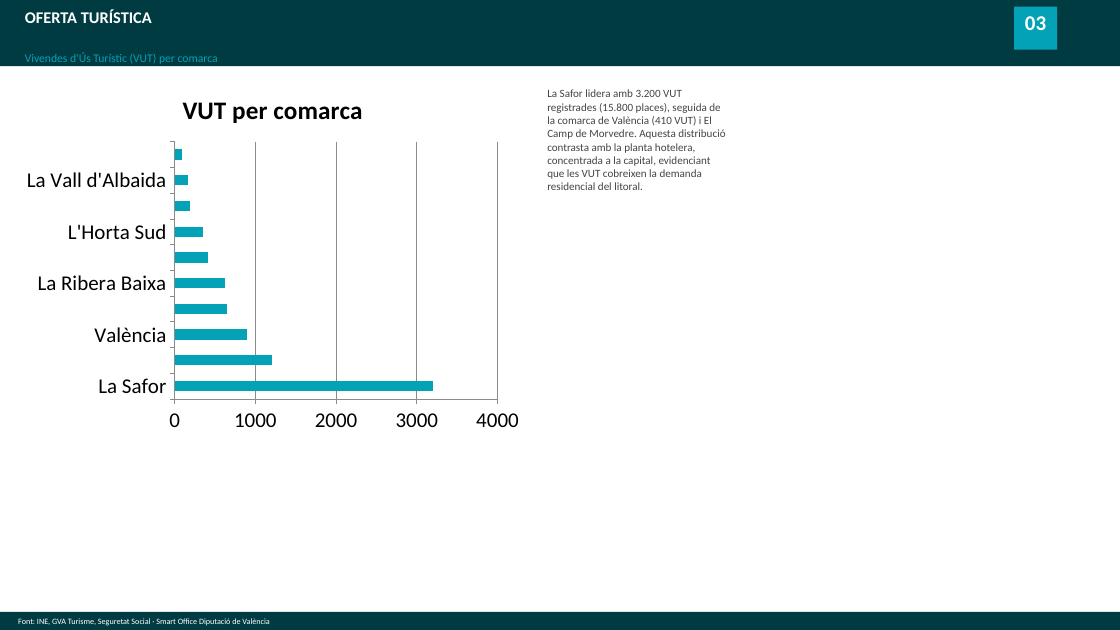
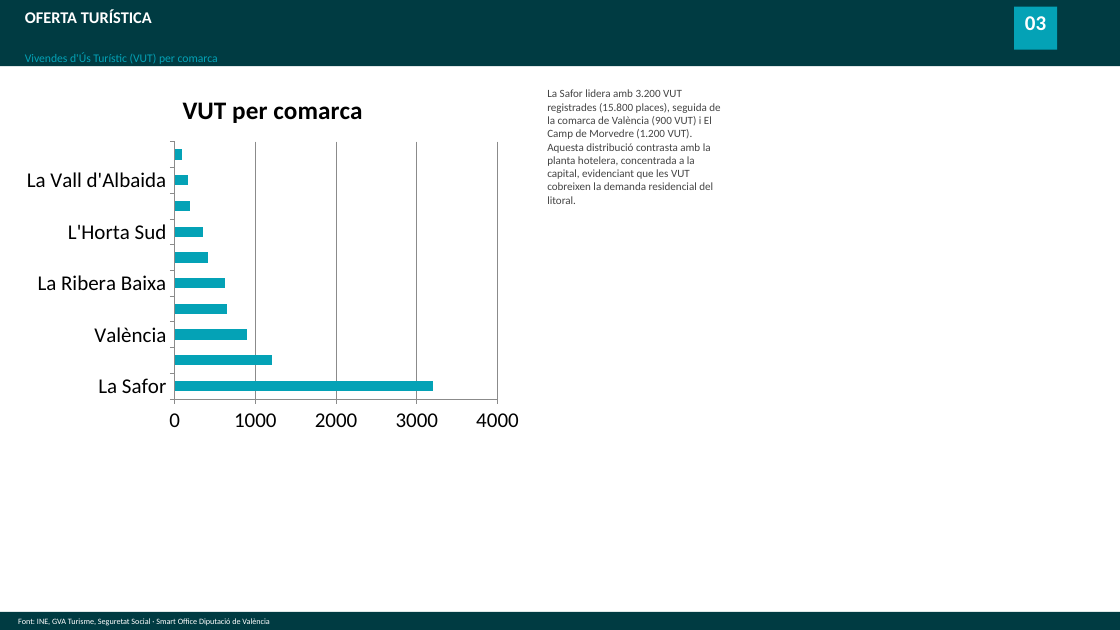
Before and after one commit to sienconsulting/informesdatosdival, a slide deck: slide 29 of Informe_DIVAL_2025.pptx (slide 27 before the commit). Drawn at 1120x630 pixels with LibreOffice and Linux fonts; fonts in the diff are those of the drawing. Boxes give left, top, right and bottom in pixels: in the first picture for what was removed or moved away, otherwise in the second. Text is boxed around its words. In the diff, an @@ line names an element or a change of style, - is before the commit and + after.

```diff
--- a/Informe_DIVAL_2025.pptx
+++ b/Informe_DIVAL_2025.pptx
@@ text at (547, 89, 720, 204): text changed @@
-La Safor lidera amb 3.200 VUT registrades (15.800 places), seguida de la comarca de València (410 VUT) i El Camp de Morvedre. Aquesta distribució contrasta amb la planta hotelera, concentrada a la capital, evidenciant que les VUT cobreixen la demanda residencial del litoral.
+La Safor lidera amb 3.200 VUT registrades (15.800 places), seguida de la comarca de València (900 VUT) i El Camp de Morvedre (1.200 VUT). Aquesta distribució contrasta amb la planta hotelera, concentrada a la capital, evidenciant que les VUT cobreixen la demanda residencial del litoral.
```
Also in this commit, not shown: 2 other slides changed, 4 slides added, 1 other file.
